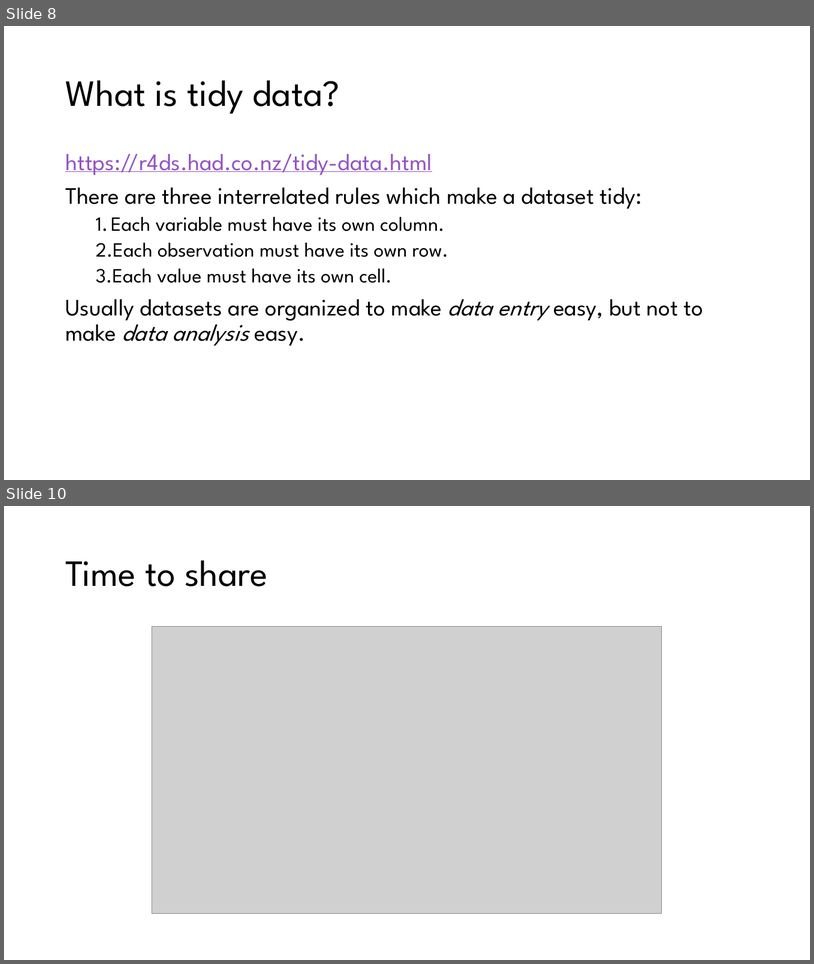
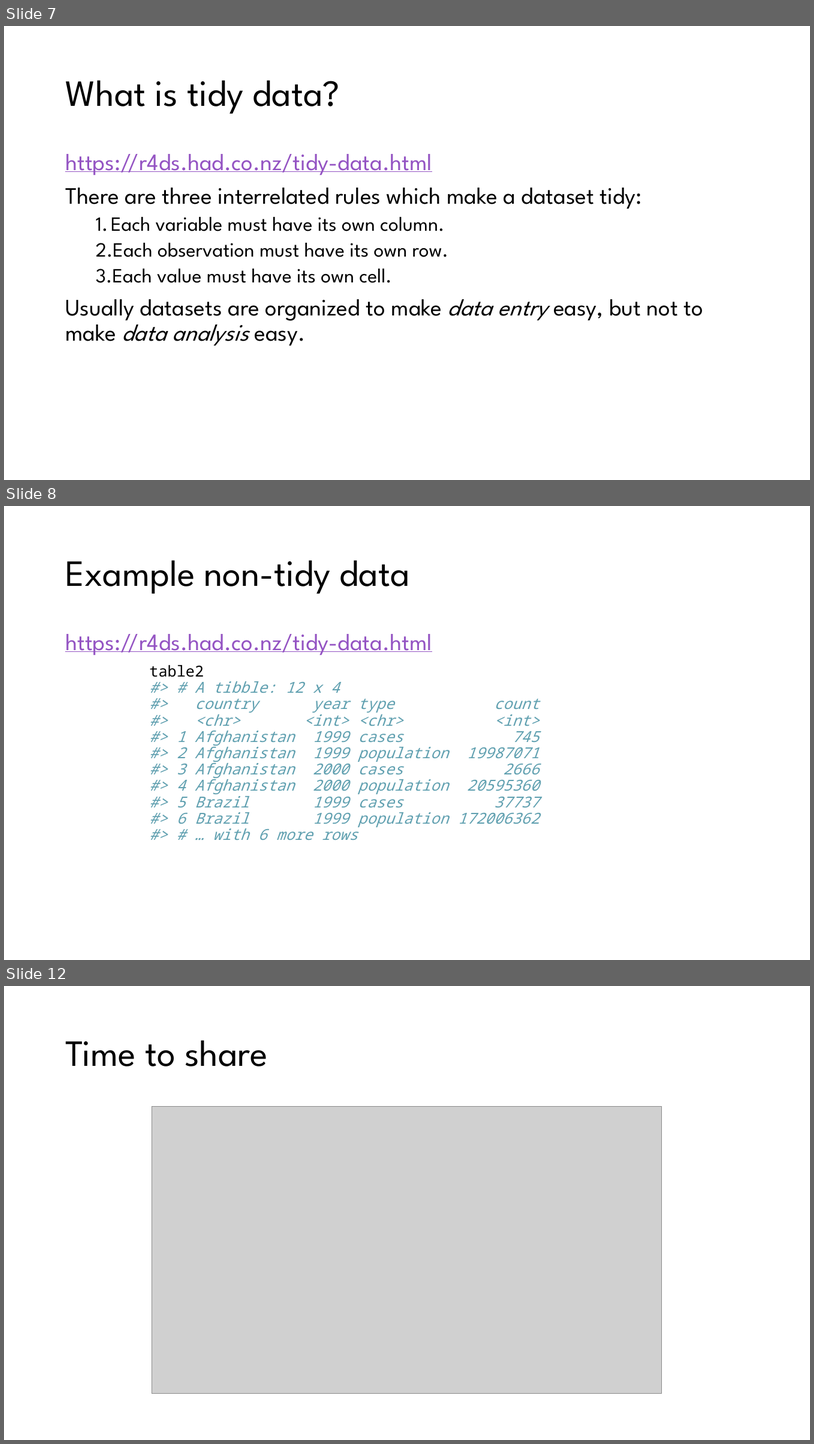
Before and after one commit to awalsh17/datacleaning_workshop, a slide deck: slides/1_datacleaning_workshop_slides.pptx. Shown one above the other, each under a label of ours: slides 8 and 10 before the commit, slides 7, 8 and 12 after it; the slides between them are not shown. The pictures are 814x964 and 814x1444 pixels, drawn with LibreOffice and Linux fonts; fonts in the diff are those of the drawing; grey boxes stand for pictures; background and template pictures are left out. Boxes give left, top, right and bottom in pixels: in the first picture for what was removed or moved away, otherwise in the second. Text is boxed around its words. In the diff, an @@ line names an element or a change of style, - is before the commit and + after.

```diff
--- a/slides/1_datacleaning_workshop_slides.pptx
+++ b/slides/1_datacleaning_workshop_slides.pptx
@@ slide 8 added at [4, 506, 810, 960], background #FFFFFF @@
@@ title added at [65, 560, 410, 594], 44 pt, text #000000 @@
+Example non-tidy data
@@ text added at [65, 634, 540, 840], 18 pt, text #60A0B0, italic @@
+https://r4ds.had.co.nz/tidy-data.html
+table2
+#> # A tibble: 12 x 4
+#> country year type count
+#> <chr> <int> <chr> <int>
+#> 1 Afghanistan 1999 cases 745
+#> 2 Afghanistan 1999 population 19987071
+#> 3 Afghanistan 2000 cases 2666
+#> 4 Afghanistan 2000 population 20595360
+#> 5 Brazil 1999 cases 37737
+#> 6 Brazil 1999 population 172006362
+#> # … with 6 more rows
@@ what was slide 8 is now slide 7 @@
@@ what was slide 10 is now slide 12 @@
```
Also in this commit, not shown: 4 slides changed, 2 other slides added, 1 slide removed, 9 other files.
